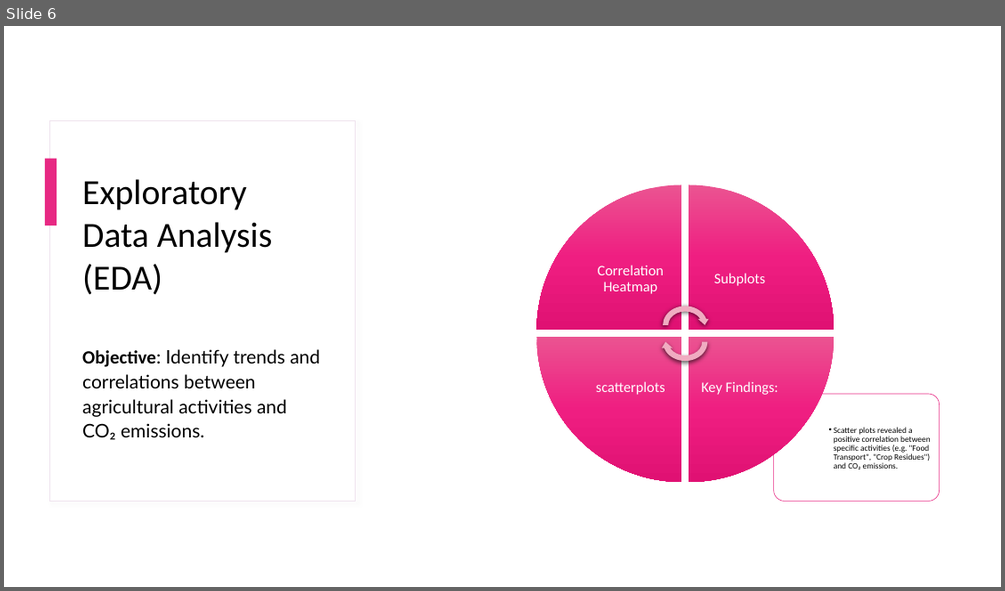
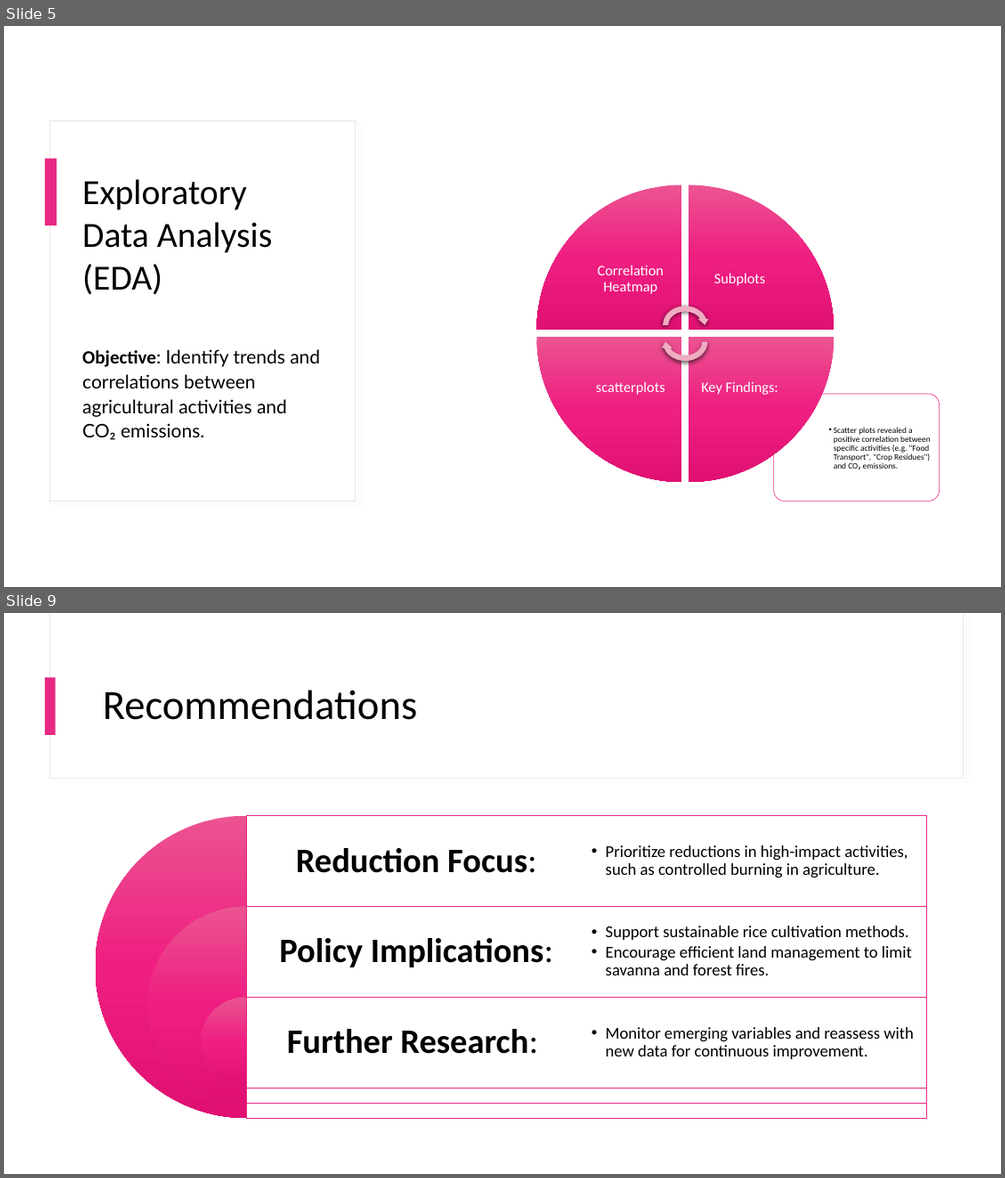
Before and after one commit to MelShongwe/2401PTDS_Regression_Project, a slide deck: Presentation Slide Deck .pptx. Shown one above the other, each under a label of ours: slide 6 before the commit, slides 5 and 9 after it; the slides between them are not shown. The pictures are 1005x591 and 1005x1178 pixels, drawn with LibreOffice and Linux fonts; fonts in the diff are those of the drawing. Boxes give left, top, right and bottom in pixels: in the first picture for what was removed or moved away, otherwise in the second. Text is boxed around its words. In the diff, an @@ line names an element or a change of style, - is before the commit and + after.

```diff
--- a/Presentation Slide Deck .pptx
+++ b/Presentation Slide Deck .pptx
@@ slide 9 added at box(4, 613, 1001, 1174), background #FFFFFF @@
@@ rectangle added at box(49, 613, 963, 779), fill #FFFFFF, outline #EFE3EE 0.75 pt @@
@@ rectangle added at box(50, 613, 963, 778), fill #FFFFFF @@
@@ rectangle added at box(45, 677, 56, 735), fill #E72983 @@
@@ title added at box(103, 690, 417, 720), 40 pt, text #000000 @@
+Recommendations
@@ group added at box(96, 816, 927, 1118): 6 texts, 3 pie slice (boxed as its full ellipse)s, 3 rectangles @@
+Reduction Focus:
+Policy Implications:
+Further Research:
+  • Prioritize reductions in high-impact activities, such as controlled burning in agriculture.
+  • Support sustainable rice cultivation methods.
+  • Encourage efficient land management to limit savanna and forest fires.
+  • Monitor emerging variables and reassess with new data for continuous improvement.
@@ what was slide 6 is now slide 5 @@
```
Also in this commit, not shown: 1 slide changed, 5 other slides added, 2 slides removed.
